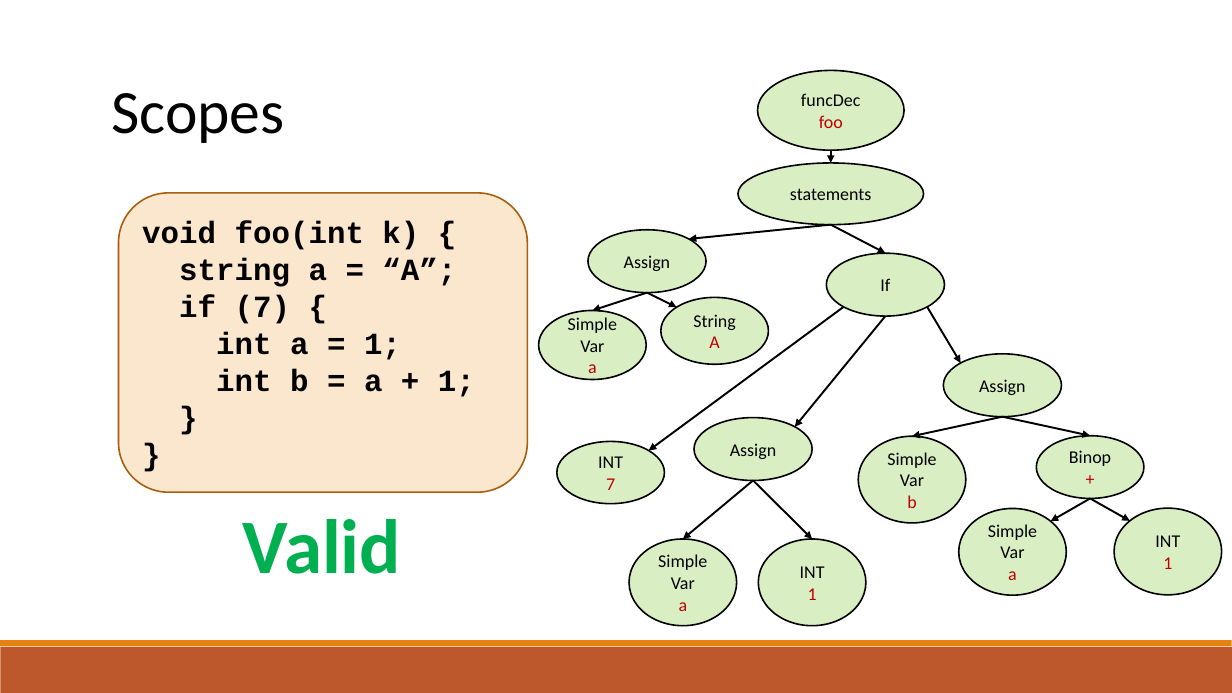
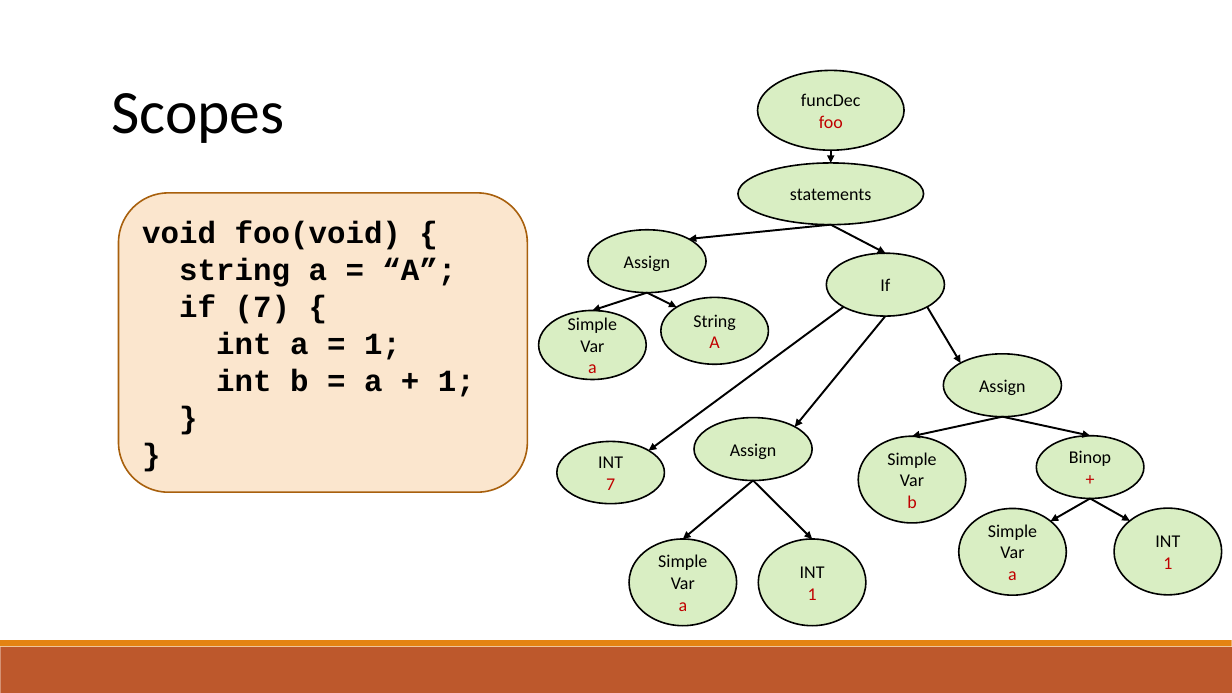
Before and after one commit to raghadzeidan/COMPILATION_TAU_FOR_STUDENTS, a slide deck: slide 50 of new_slides/semantic.pptx (slide 25 before the commit). Drawn at 1232x693 pixels with LibreOffice and Linux fonts; fonts in the diff are those of the drawing. Boxes give left, top, right and bottom in pixels: in the first picture for what was removed or moved away, otherwise in the second. Text is boxed around its words. In the diff, an @@ line names an element or a change of style, - is before the commit and + after.

```diff
--- a/new_slides/semantic.pptx
+++ b/new_slides/semantic.pptx
@@ text in rounded rectangle at box(142, 221, 401, 250): text changed @@
-void foo(int k) {
+void foo(void) {
@@ text removed at box(243, 519, 401, 574) @@
-Valid
```
Also in this commit, not shown: 22 other slides changed, 27 slides added, 1 other file.
